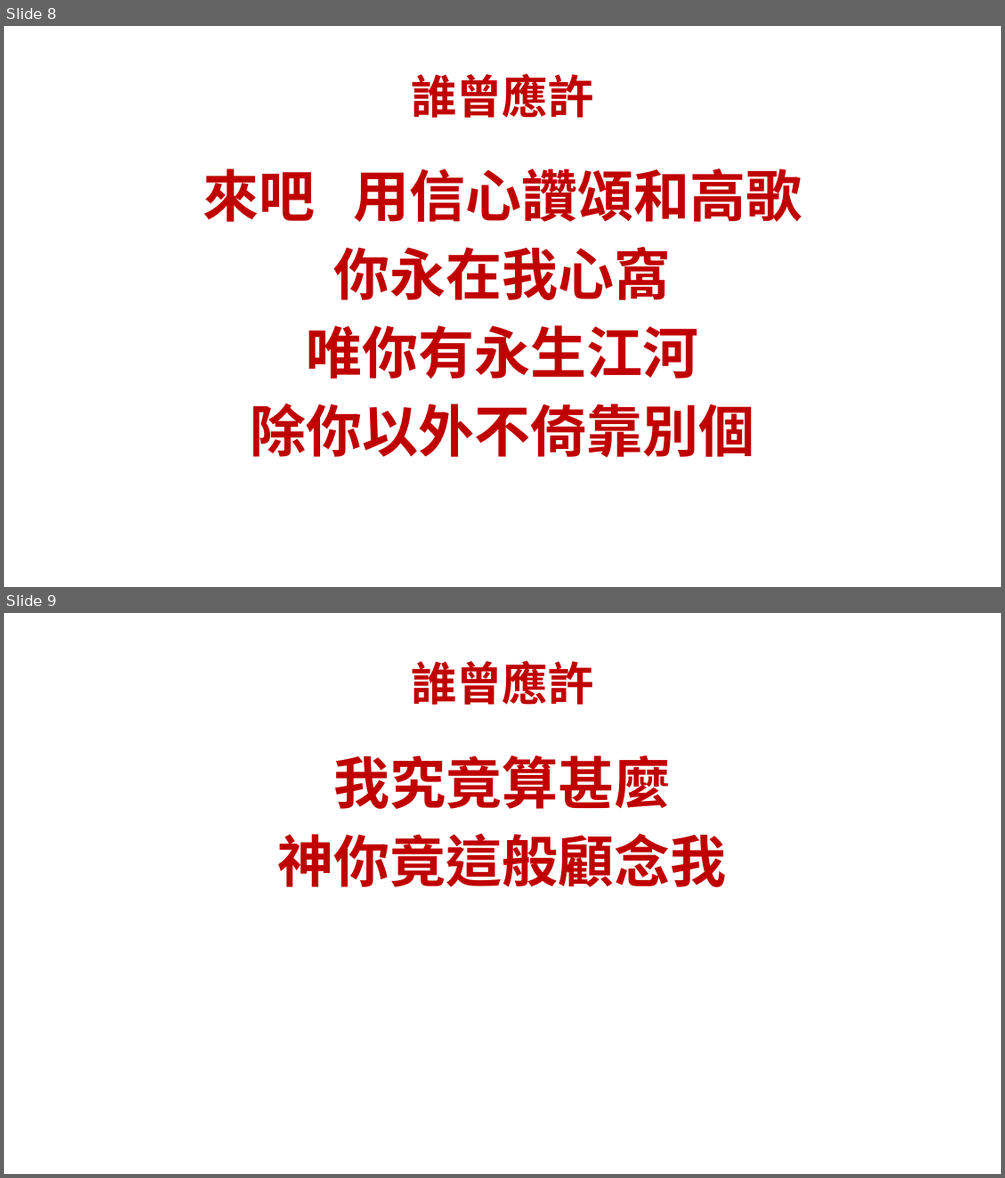
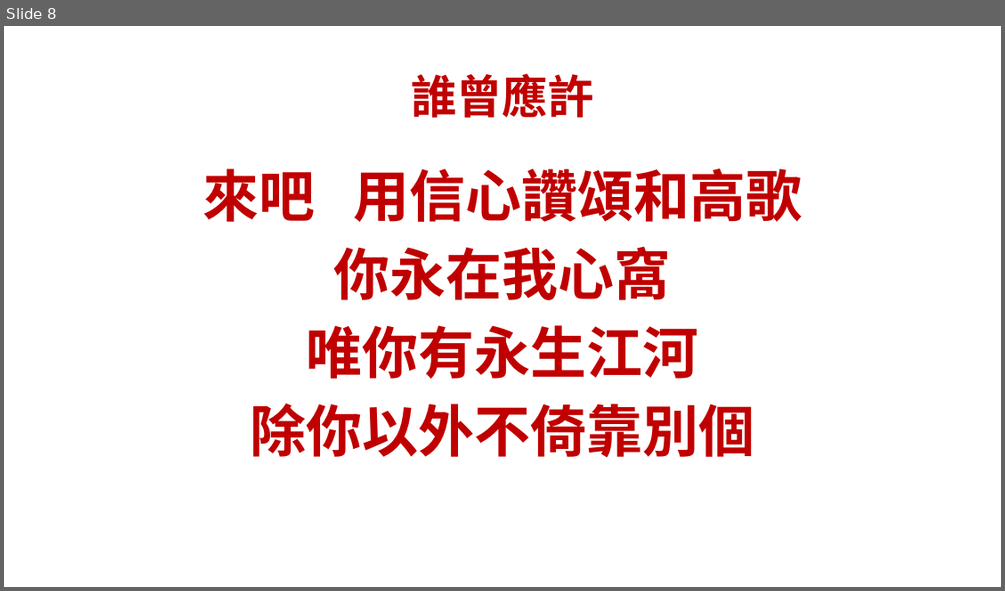
Before and after one commit to batisuoc/prayermeeting, a slide deck: 2019/9月/05-09-2019.pptx. Shown one above the other, each under a label of ours: slides 8 and 9 before the commit, slide 8 after it. The pictures are 1005x1178 and 1005x591 pixels, drawn with LibreOffice and Linux fonts; fonts in the diff are those of the drawing; background and template pictures are left out. Boxes give left, top, right and bottom in pixels: in the first picture for what was removed or moved away, otherwise in the second. Text is boxed around its words. In the diff, an @@ line names an element or a change of style, - is before the commit and + after.

```diff
--- a/2019/9月/05-09-2019.pptx
+++ b/2019/9月/05-09-2019.pptx
@@ slide 9 removed at box(4, 613, 1001, 1174), background picture (left out) @@
@@ title removed at box(411, 660, 593, 705) @@
-誰曾應許
@@ text removed at box(278, 755, 727, 887) @@
-我究竟算甚麼
-神你竟這般顧念我
```
Also in this commit, not shown: 1 other file.
